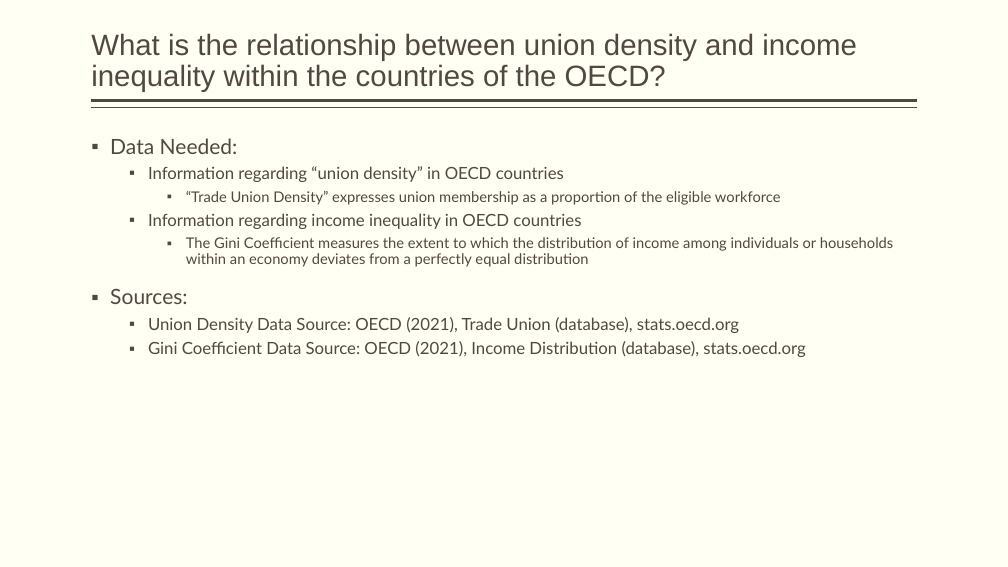
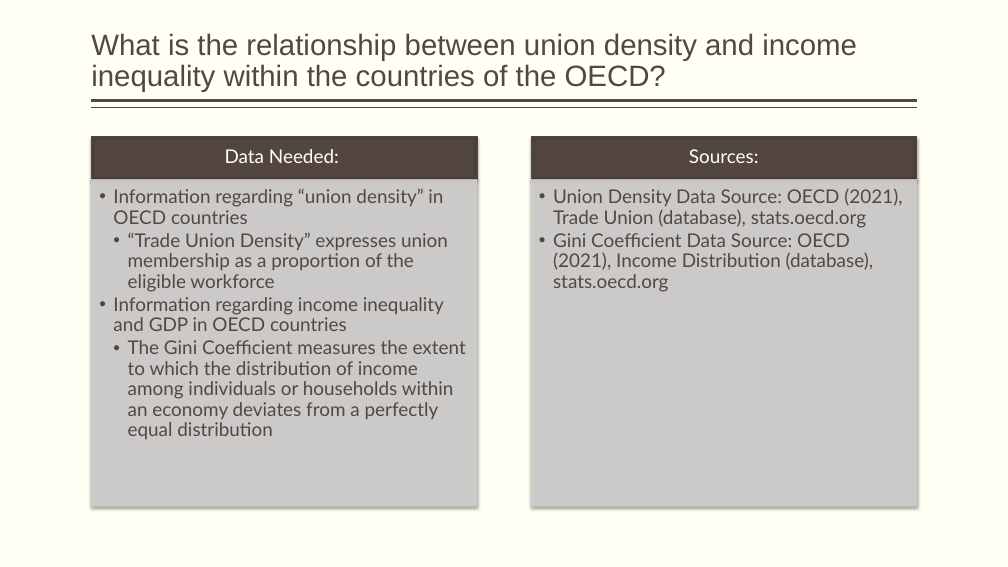
Before and after one commit to berrymatthewj/unionDensityProject, a slide deck: slide 4 of union_density_project.pptx (slide 3 before the commit). Drawn at 1008x567 pixels with LibreOffice and Linux fonts; fonts in the diff are those of the drawing. Boxes give left, top, right and bottom in pixels: in the first picture for what was removed or moved away, otherwise in the second. Text is boxed around its words. In the diff, an @@ line names an element or a change of style, - is before the commit and + after.

```diff
--- a/union_density_project.pptx
+++ b/union_density_project.pptx
@@ text at [110, 138, 238, 154]: paragraph removed @@
-▪ Data Needed:
@@ text "Information regarding “union density” in ...": place and size @@
-text "Information regarding “union density” in ..." at [110, 138, 894, 357]
+text "Information regarding “union density” in ..." at [113, 189, 466, 439]
@@ text at [113, 189, 466, 439]: size 16 to 18 pt in "Information regarding “union density” in OECD countries"; size 14 to 18 pt in "“Trade Union Density” expresses union membership as ...", "The Gini Coefficient measures the extent to ..."; bullet ▪ to •; less space between paragraphs @@
@@ group added at [91, 137, 917, 506]: 4 rectangles, 3 texts @@
+Data Needed:
+Sources:
+  • Union Density Data Source: OECD (2021), Trade Union (database), stats.oecd.org
+  • Gini Coefficient Data Source: OECD (2021), Income Distribution (database), stats.oecd.org
@@ text at [110, 289, 805, 357]: paragraphs removed @@
-▪ Sources:
-  ▪ Union Density Data Source: OECD (2021), Trade Union (database), stats.oecd.org
-  ▪ Gini Coefficient Data Source: OECD (2021), Income Distribution (database), stats.oecd.org
@@ text at [113, 297, 444, 331]: text changed; size 16 to 18 pt @@
-  ▪ Information regarding income inequality in OECD countries
+  • Information regarding income inequality and GDP in OECD countries
```
Also in this commit, not shown: 9 other slides changed, 4 slides added, 1 slide removed, 1 other file.
